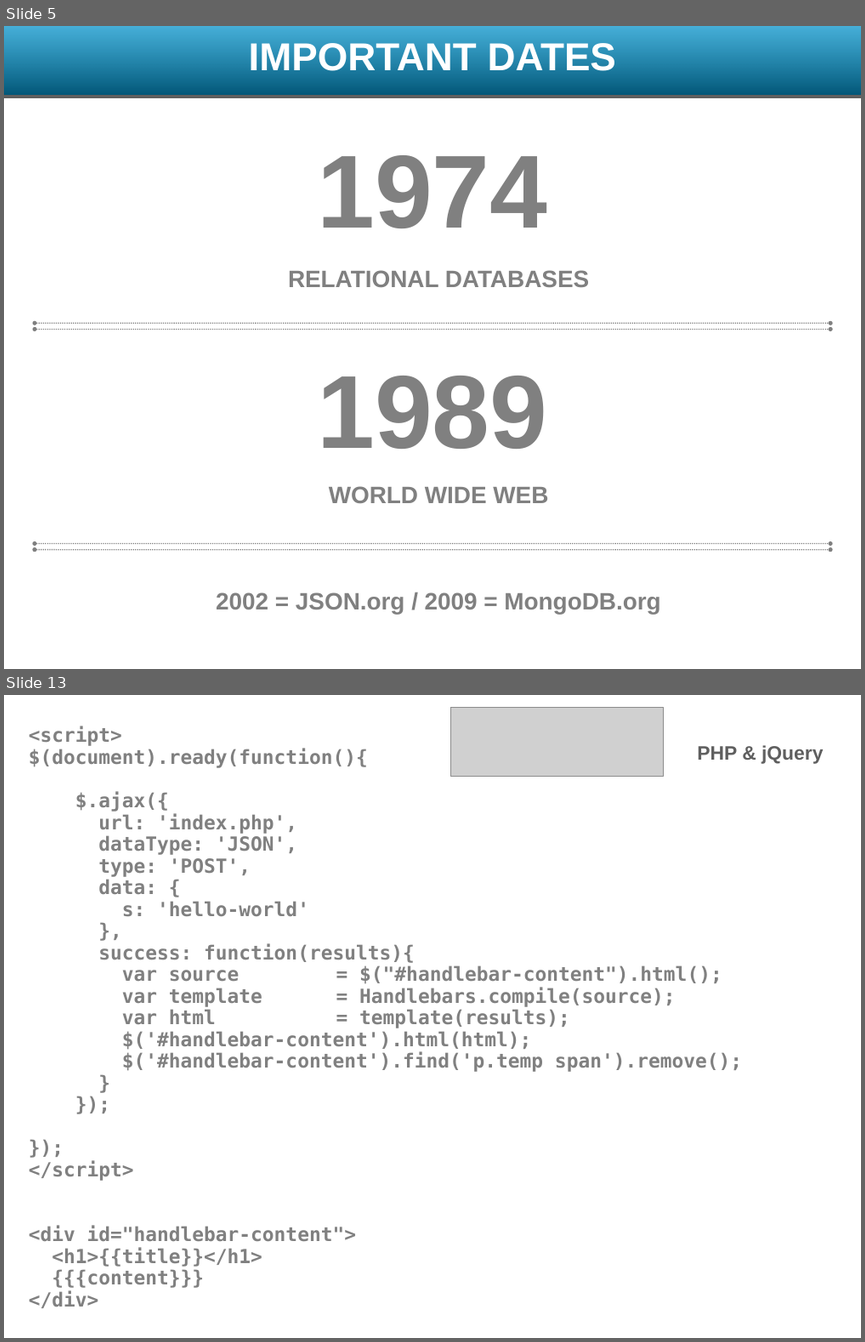
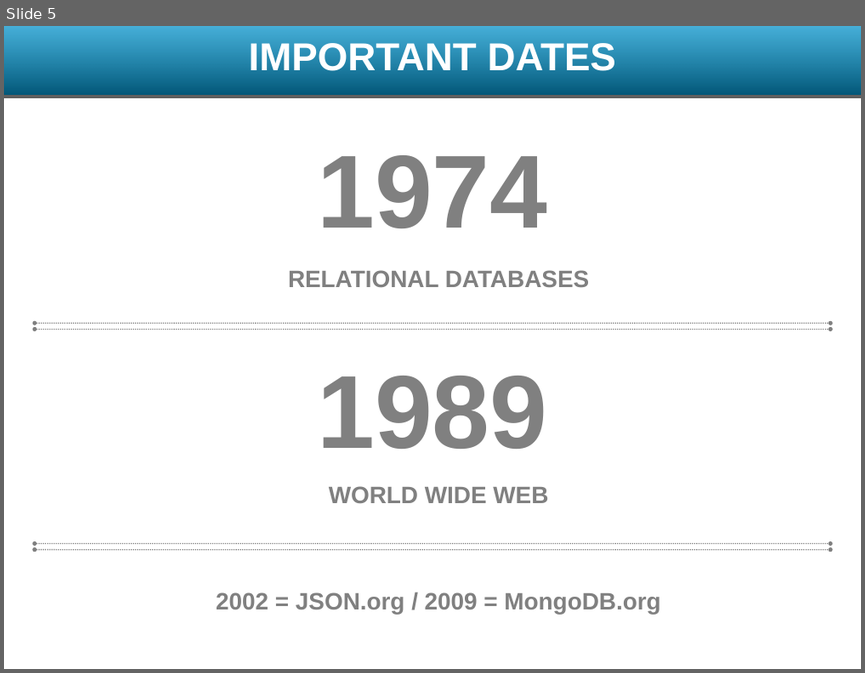
Before and after one commit to meghangill/klmugs, a slide deck: presentations/klmug-11/JSON.pptx. Shown one above the other, each under a label of ours: slides 5 and 13 before the commit, slide 5 after it; the slides between them are not shown. The pictures are 865x1342 and 865x673 pixels, drawn with LibreOffice and Linux fonts; fonts in the diff are those of the drawing; grey boxes stand for pictures; background and template pictures are left out. Boxes give left, top, right and bottom in pixels: in the first picture for what was removed or moved away, otherwise in the second. Text is boxed around its words. In the diff, an @@ line names an element or a change of style, - is before the commit and + after.

```diff
--- a/presentations/klmug-11/JSON.pptx
+++ b/presentations/klmug-11/JSON.pptx
@@ slide 13 removed at [4,695,861,1338], background picture (left out) @@
@@ picture removed at [451,708,664,776] @@
@@ text removed at [697,745,823,764] @@
-PHP & jQuery
@@ text removed at [29,813,742,1308] @@
-<script>
-$(document).ready(function(){
-$.ajax({
-url: 'index.php',
-dataType: 'JSON',
-type: 'POST',
-data: {
-s: 'hello-world'
-},
-success: function(results){
-var source = $("#handlebar-content").html();
-var template = Handlebars.compile(source);
-var html = template(results);
-$('#handlebar-content').html(html);
-$('#handlebar-content').find('p.temp span').remove();
-}
-});
-});
-</script>
-<div id="handlebar-content">
-<h1>{{title}}</h1>
-{{{content}}}
-</div>
```
Also in this commit, not shown: 7 slides changed, 10 slides added, 5 other slides removed, 2 other files.
